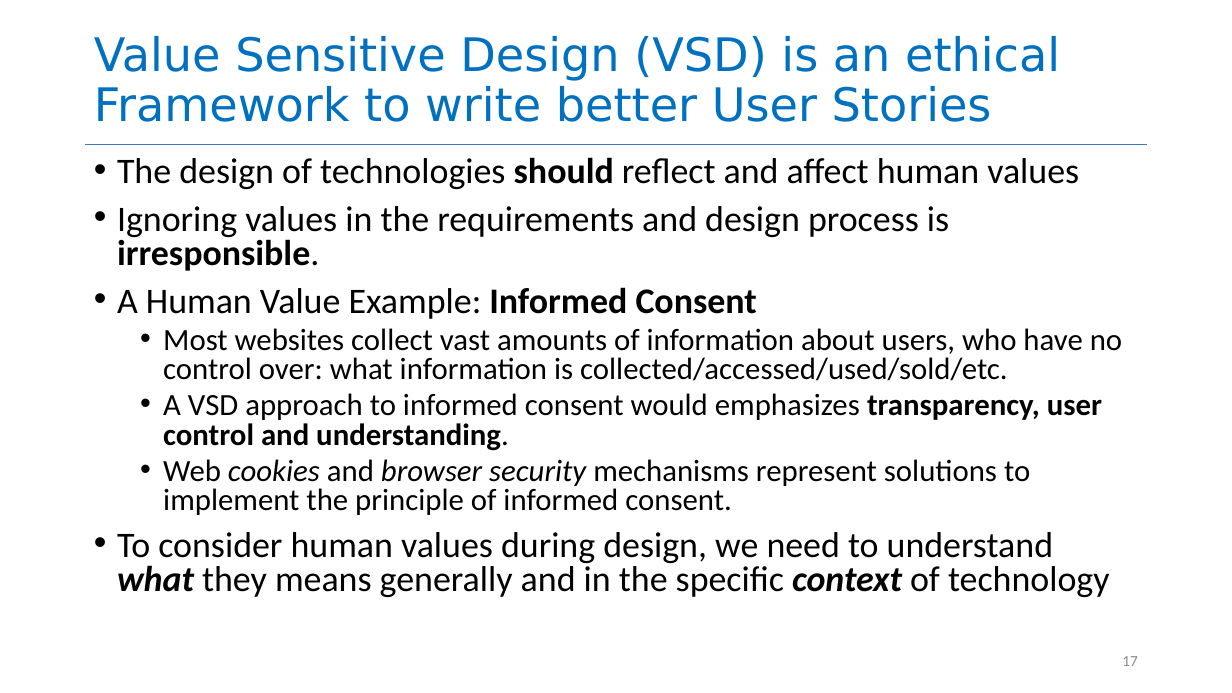
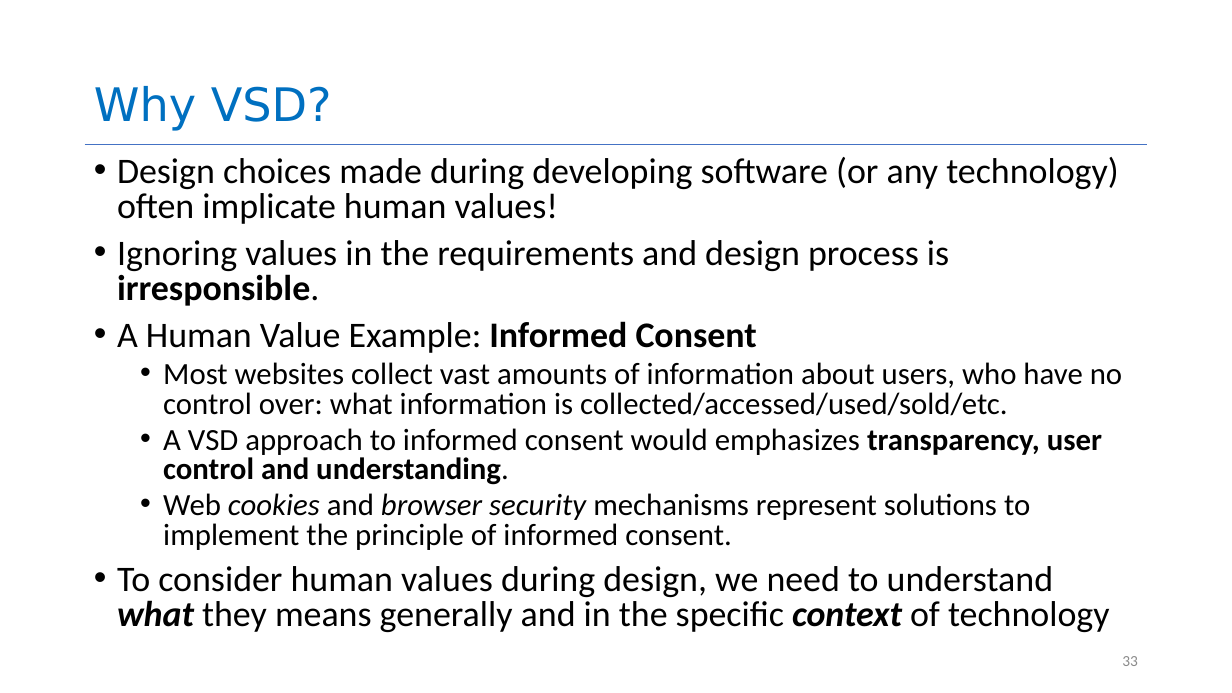
Before and after one commit to yashburshe/CS4530-Fall-2025, a slide deck: slide 33 of Slides/Module 01.2 Requirements Gathering.pptx (slide 17 before the commit). Drawn at 1232x693 pixels with LibreOffice and Linux fonts; fonts in the diff are those of the drawing. Boxes give left, top, right and bottom in pixels: in the first picture for what was removed or moved away, otherwise in the second. Text is boxed around its words. In the diff, an @@ line names an element or a change of style, - is before the commit and + after.

```diff
--- a/Slides/Module 01.2 Requirements Gathering.pptx
+++ b/Slides/Module 01.2 Requirements Gathering.pptx
@@ title at [94, 86, 332, 131]: text changed @@
-Value Sensitive Design (VSD) is an ethical Framework to write better User Stories
+Why VSD?
@@ text at [117, 157, 1118, 224]: text changed @@
-• The design of technologies should reflect and affect human values
+• Design choices made during developing software (or any technology) often implicate human values!
@@ page number at [1122, 656, 1138, 666]: text changed @@
-17
+33
```
Also in this commit, not shown: 1 other slide changed, 1 slide added, 2 other files.
